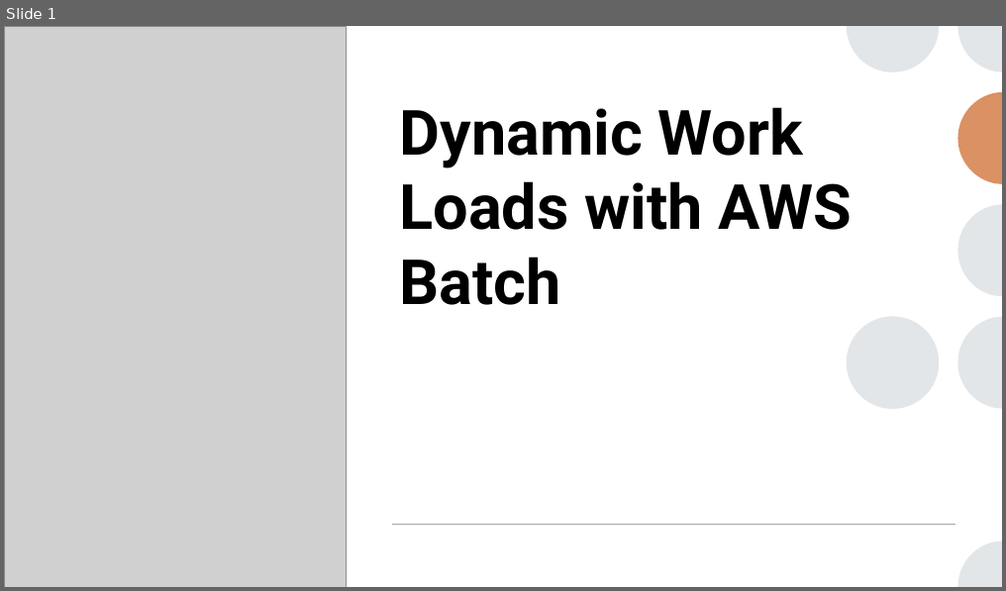
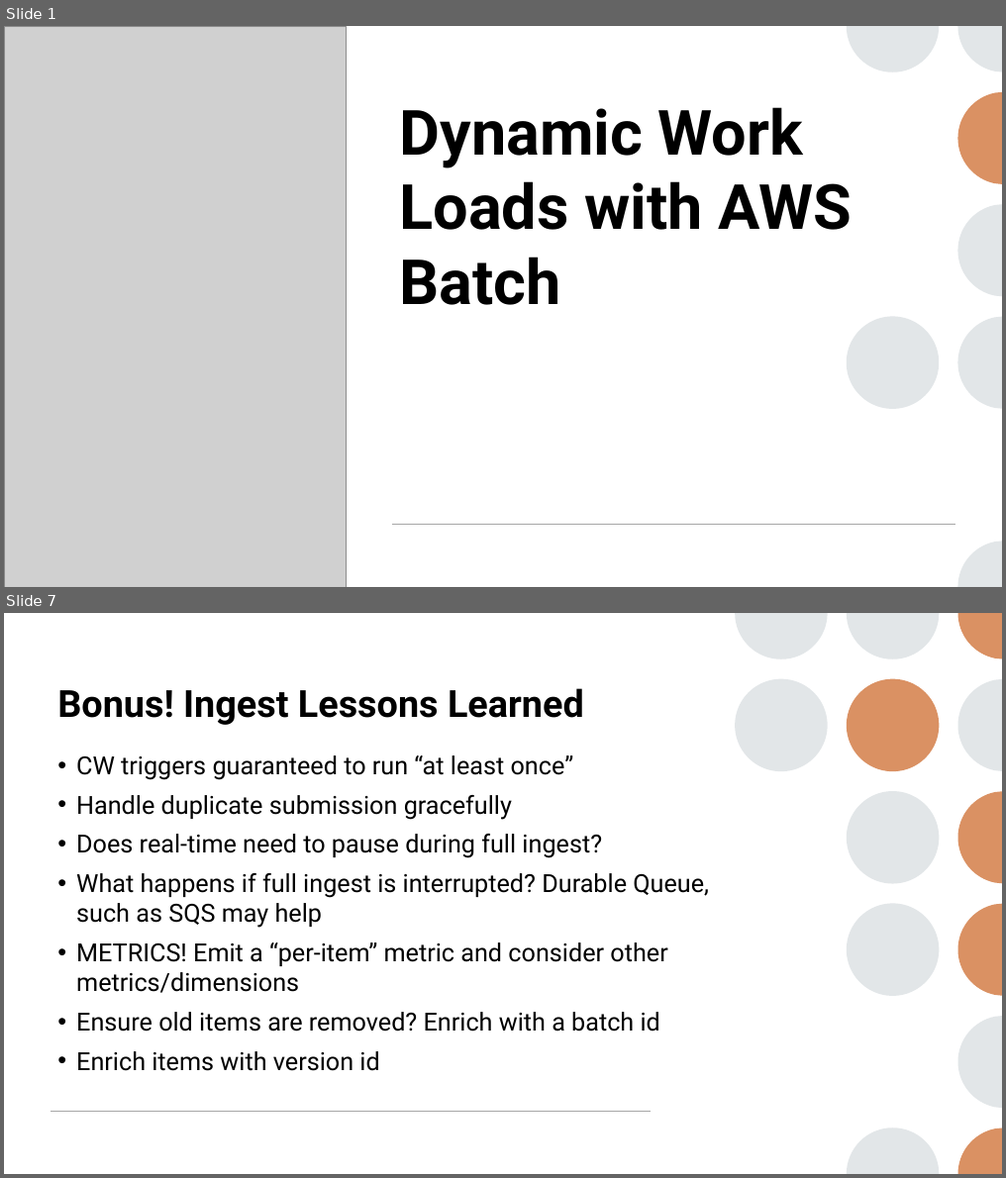
Before and after one commit to krcourville/aws-batch-python-runner, a slide deck: presentation/aws-batch-runner.pptx. Shown one above the other, each under a label of ours: slide 1 before the commit, slides 1 and 7 after it; the slides between them are not shown. The pictures are 1006x591 and 1006x1178 pixels, drawn with LibreOffice and Linux fonts; fonts in the diff are those of the drawing; grey boxes stand for pictures. Boxes give left, top, right and bottom in pixels: in the first picture for what was removed or moved away, otherwise in the second. Text is boxed around its words. In the diff, an @@ line names an element or a change of style, - is before the commit and + after.

```diff
--- a/presentation/aws-batch-runner.pptx
+++ b/presentation/aws-batch-runner.pptx
@@ slide 7 added at (x1=4, y1=613, x2=1002, y2=1174), background #FFFFFF; not listed: 1 template element that a slide beside it also shows @@
@@ group added at (x1=735, y1=613, x2=1002, y2=1174): 8 freeform shapes, 4 ellipses @@
@@ title added at (x1=57, y1=688, x2=584, y2=725), 36 pt, text #000000, bold @@
+Bonus! Ingest Lessons Learned
@@ text added at (x1=76, y1=756, x2=709, y2=1071), 24 pt, text #000000 @@
+• CW triggers guaranteed to run “at least once”
+• Handle duplicate submission gracefully
+• Does real-time need to pause during full ingest?
+• What happens if full ingest is interrupted? Durable Queue, such as SQS may help
+• METRICS! Emit a “per-item” metric and consider other metrics/dimensions
+• Ensure old items are removed? Enrich with a batch id
+• Enrich items with version id
@@ line added from (51, 1112) to (650, 1112), #A6A6A6 1 pt @@
```
Also in this commit, not shown: 5 slides changed, 2 other slides added.
